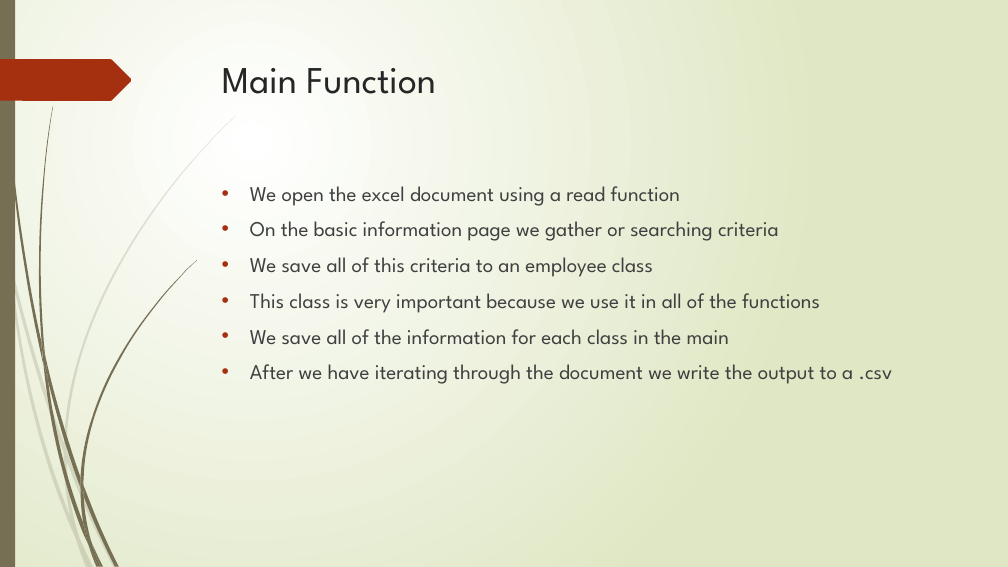
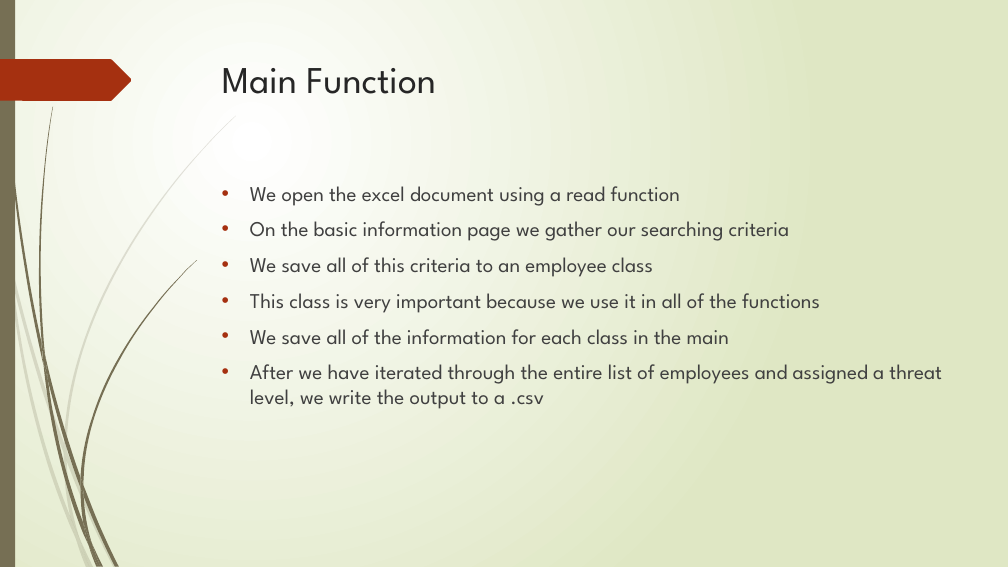
Before and after one commit to jschweizer36/Flyguys, a slide deck: slide 4 of Data Analytics Challenge Final PowerPoint.pptx. Drawn at 1008x567 pixels with LibreOffice and Linux fonts; fonts in the diff are those of the drawing. Boxes give left, top, right and bottom in pixels: in the first picture for what was removed or moved away, otherwise in the second. Text is boxed around its words. In the diff, an @@ line names an element or a change of style, - is before the commit and + after.

Commit message:
Some spelling changes and rewording

```diff
--- a/Data Analytics Challenge Final PowerPoint.pptx
+++ b/Data Analytics Challenge Final PowerPoint.pptx
@@ text at box(250, 221, 790, 241): text changed @@
-• On the basic information page we gather or searching criteria
+• On the basic information page we gather our searching criteria
@@ text at box(250, 364, 942, 409): text changed @@
-• After we have iterating through the document we write the output to a .csv
+• After we have iterated through the entire list of employees and assigned a threat level, we write the output to a .csv
```
Also in this commit, not shown: 1 slide added, 1 slide removed.
